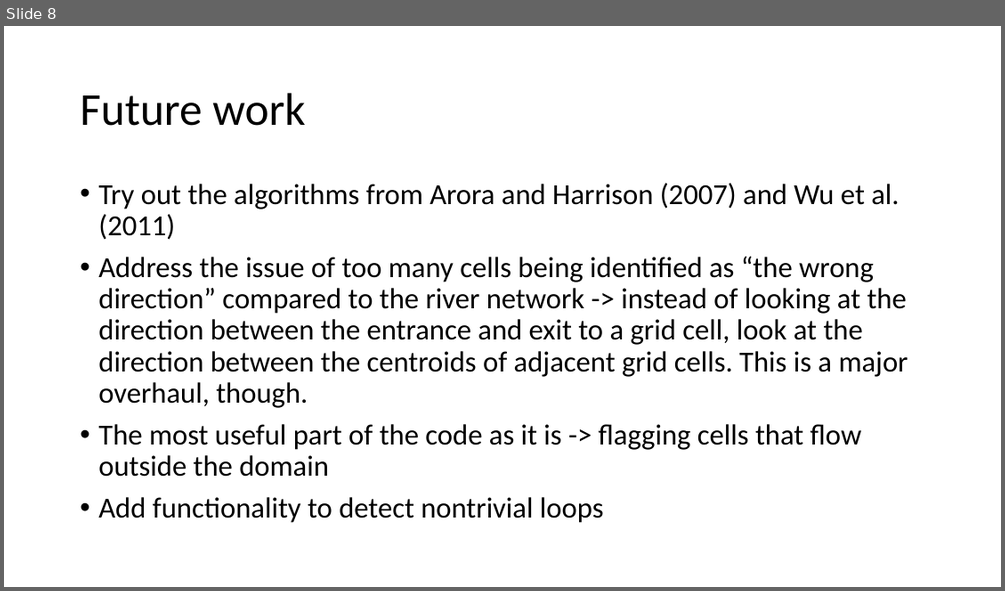
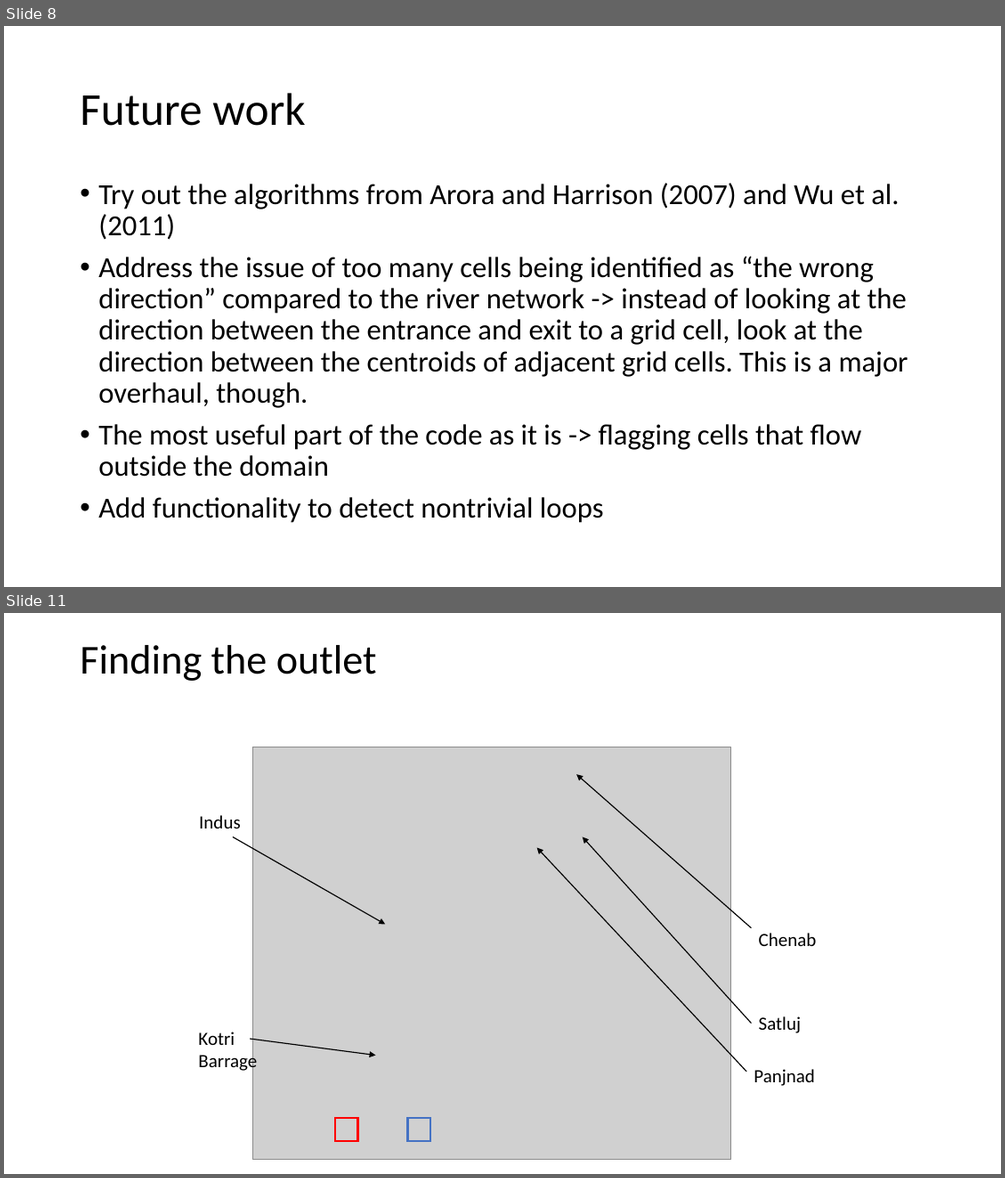
Before and after one commit to jschap1/FlowDirectionToolkit, a slide deck: FlowDirectionCorrections.pptx. Shown one above the other, each under a label of ours: slide 8 before the commit, slides 8 and 11 after it; the slides between them are not shown. The pictures are 1005x591 and 1005x1178 pixels, drawn with LibreOffice and Linux fonts; fonts in the diff are those of the drawing; grey boxes stand for pictures. Boxes give left, top, right and bottom in pixels: in the first picture for what was removed or moved away, otherwise in the second. Text is boxed around its words. In the diff, an @@ line names an element or a change of style, - is before the commit and + after.

```diff
--- a/FlowDirectionCorrections.pptx
+++ b/FlowDirectionCorrections.pptx
@@ slide 11 added at bbox=[4, 613, 1001, 1174], background #FFFFFF @@
@@ title added at bbox=[80, 645, 377, 681], 39.6 pt, text #000000 @@
+Finding the outlet
@@ picture added at bbox=[253, 747, 731, 1159] @@
@@ arrow added from (751, 928) to (577, 774), #000000 1 pt @@
@@ text added at bbox=[199, 815, 241, 828], 18 pt, text #000000 @@
+Indus
@@ arrow added from (233, 836) to (386, 925), #000000 1 pt @@
@@ arrow added from (746, 1071) to (537, 848), #000000 1 pt @@
@@ arrow added from (751, 1022) to (582, 836), #000000 1 pt @@
@@ text added at bbox=[759, 933, 817, 946], 18 pt, text #000000 @@
+Chenab
@@ text added at bbox=[198, 1031, 257, 1073], 18 pt, text #000000 @@
+Kotri Barrage
@@ arrow added from (250, 1038) to (376, 1055), #000000 1 pt @@
@@ text added at bbox=[759, 1016, 801, 1033], 18 pt, text #000000 @@
+Satluj
@@ text added at bbox=[753, 1069, 815, 1086], 18 pt, text #000000 @@
+Panjnad
@@ rectangle added at bbox=[335, 1118, 357, 1141], outline #FF0000 2 pt @@
@@ rectangle added at bbox=[408, 1118, 430, 1141], outline #4472C4 2 pt @@
```
Also in this commit, not shown: 1 slide changed, 4 other slides added, 17 other files.
